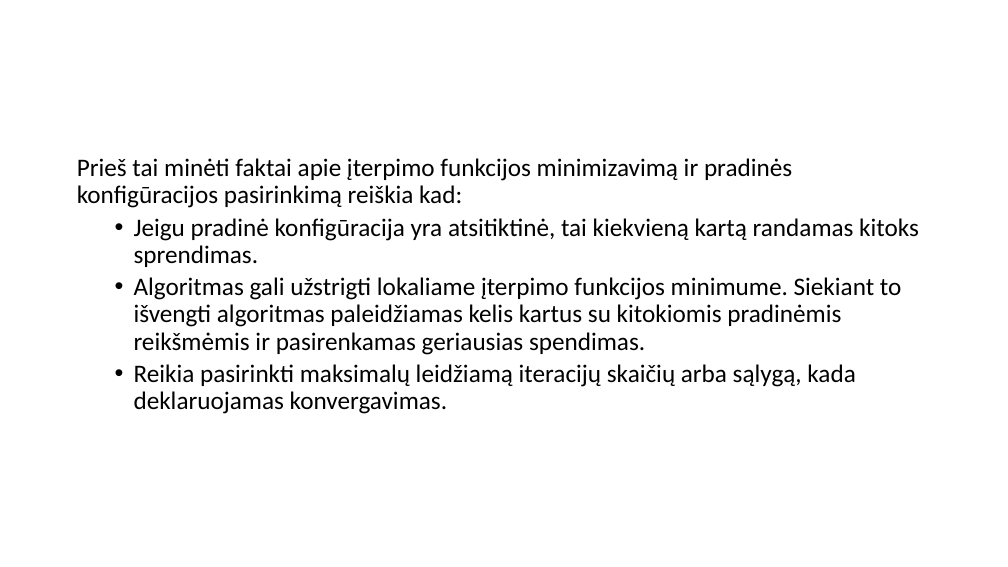
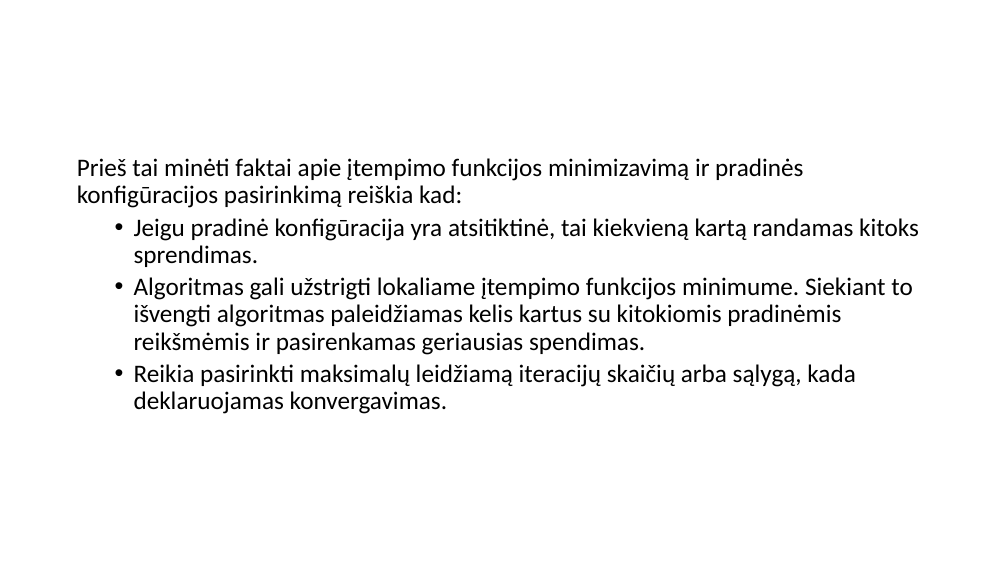
Before and after one commit to dovmar/PDVS, a slide deck: slide 19 of MDS/MDS_pristatymas.pptx. Drawn at 1008x567 pixels with LibreOffice and Linux fonts; fonts in the diff are those of the drawing. Boxes give left, top, right and bottom in pixels: in the first picture for what was removed or moved away, otherwise in the second. Text is boxed around its words. In the diff, an @@ line names an element or a change of style, - is before the commit and + after.

```diff
--- a/MDS/MDS_pristatymas.pptx
+++ b/MDS/MDS_pristatymas.pptx
@@ text at (x1=77, y1=158, x2=803, y2=208): text changed @@
-Prieš tai minėti faktai apie įterpimo funkcijos minimizavimą ir pradinės konfigūracijos pasirinkimą reiškia kad:
+Prieš tai minėti faktai apie įtempimo funkcijos minimizavimą ir pradinės konfigūracijos pasirinkimą reiškia kad:
@@ text at (x1=134, y1=277, x2=913, y2=355): text changed @@
-  • Algoritmas gali užstrigti lokaliame įterpimo funkcijos minimume. Siekiant to išvengti algoritmas paleidžiamas kelis kartus su kitokiomis pradinėmis reikšmėmis ir pasirenkamas geriausias spendimas.
+  • Algoritmas gali užstrigti lokaliame įtempimo funkcijos minimume. Siekiant to išvengti algoritmas paleidžiamas kelis kartus su kitokiomis pradinėmis reikšmėmis ir pasirenkamas geriausias spendimas.
```
Also in this commit, not shown: 7 other slides changed, 2 other files.
